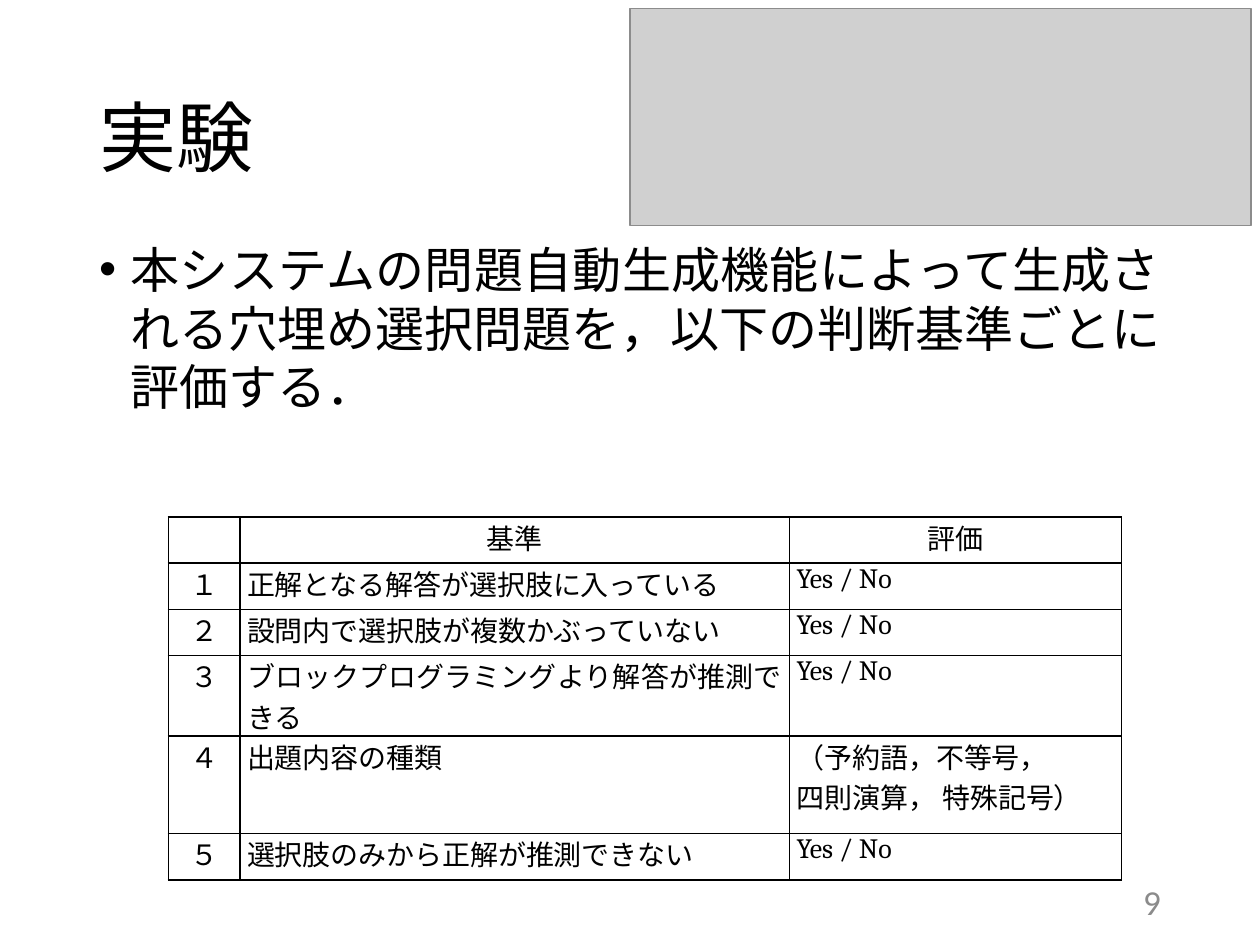
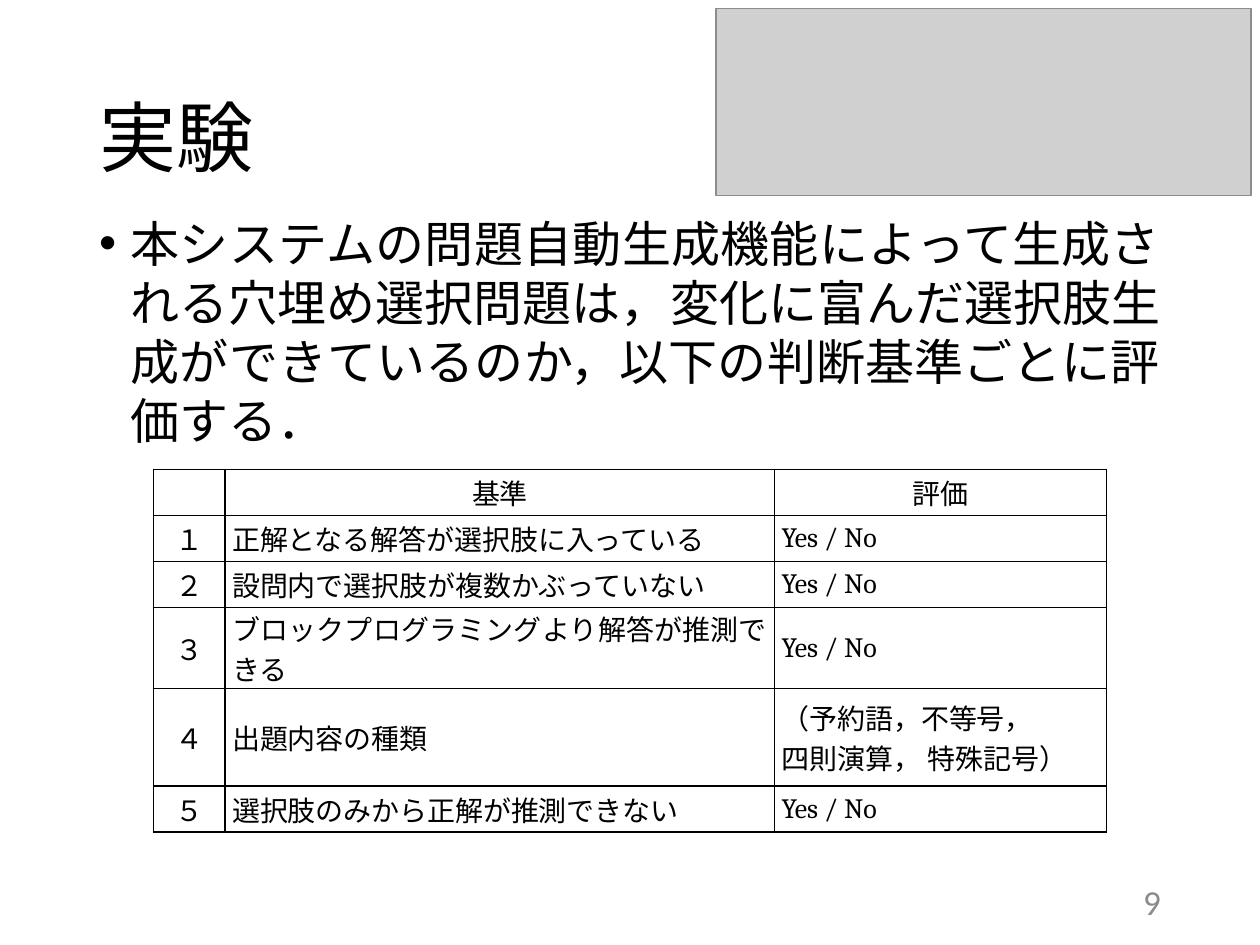
Before and after one commit to kait-takanolab/1821121-shimaoka-thesis, a slide deck: slide 9 of 1821121_shimaoka_thesis.pptx. Drawn at 1260x945 pixels with LibreOffice and Linux fonts; fonts in the diff are those of the drawing; grey boxes stand for pictures. Boxes give left, top, right and bottom in pixels: in the first picture for what was removed or moved away, otherwise in the second. Text is boxed around its words. In the diff, an @@ line names an element or a change of style, - is before the commit and + after.

Commit message:
1/25
slide8,9,11 修正
変化に富んだ問題を出題したいという意図をちりばめた

```diff
--- a/1821121_shimaoka_thesis.pptx
+++ b/1821121_shimaoka_thesis.pptx
@@ picture: place and size @@
-picture at (630,8,1251,226)
+picture at (716,8,1251,195)
@@ text at (131,220,1160,443): text changed @@
-• 本システムの問題自動生成機能によって生成される穴埋め選択問題を，以下の判断基準ごとに評価する．
+• 本システムの問題自動生成機能によって生成される穴埋め選択問題は，変化に富んだ選択肢生成ができているのか，以下の判断基準ごとに評価する．
@@ table: place and size @@
-table at (169,517,1121,872)
+table at (154,469,1106,828)
```
Also in this commit, not shown: 2 other slides changed.
